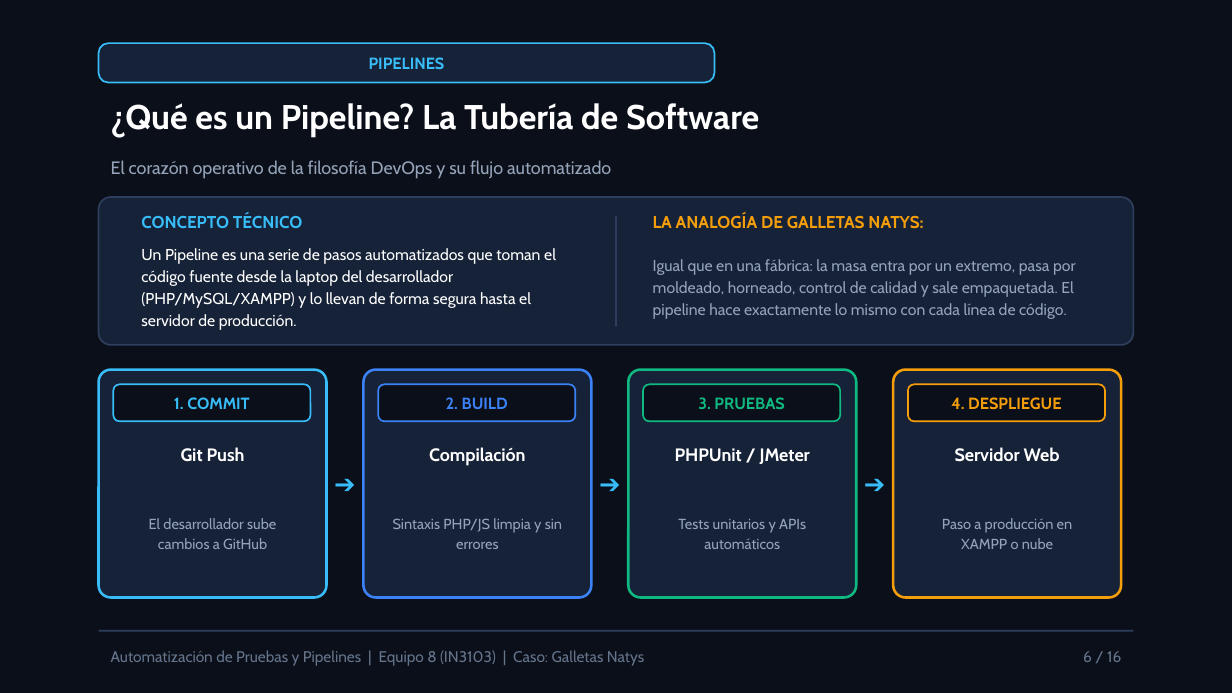
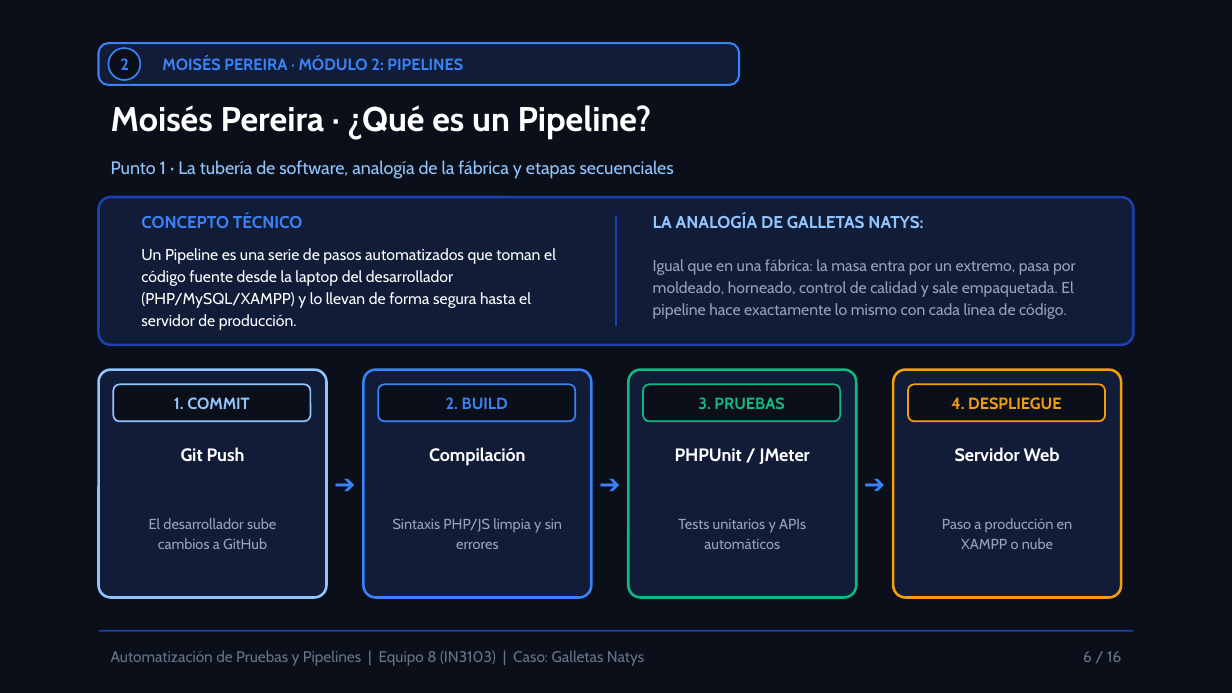
Before and after one commit to Elias0902/natys-landing-exposicion, a slide deck: slide 6 of public/docs/diapositivas-equipo8.pptx. Drawn at 1232x693 pixels with LibreOffice and Linux fonts; fonts in the diff are those of the drawing. Boxes give left, top, right and bottom in pixels: in the first picture for what was removed or moved away, otherwise in the second. Text is boxed around its words. In the diff, an @@ line names an element or a change of style, - is before the commit and + after.

```diff
--- a/public/docs/diapositivas-equipo8.pptx
+++ b/public/docs/diapositivas-equipo8.pptx
@@ rounded rectangle: place and size @@
-rounded rectangle at (99, 43, 715, 83)
+rounded rectangle at (99, 43, 739, 85)
@@ rounded rectangle at (99, 43, 739, 85): fill #162238 to #101C38; outline #38BDF8 1 pt to #3B82F6 1.2 pt; proportions changed @@
@@ ellipse added at (108, 48, 140, 80), fill #0B0F19, outline #3B82F6 1 pt @@
@@ text added at (120, 58, 129, 70), 9.5 pt, text #3B82F6, bold @@
+2
@@ text at (162, 58, 463, 70): text changed; text colour #38BDF8 to #3B82F6 @@
-PIPELINES
+MOISÉS PEREIRA · MÓDULO 2: PIPELINES
@@ text at (111, 105, 652, 139): text changed @@
-¿Qué es un Pipeline? La Tubería de Software
+Moisés Pereira · ¿Qué es un Pipeline?
@@ text at (111, 160, 674, 179): text changed; text colour #94A3B8 to #93C5FD @@
-El corazón operativo de la filosofía DevOps y su flujo automatizado
+Punto 1 · La tubería de software, analogía de la fábrica y etapas secuenciales
@@ rounded rectangle at (99, 197, 1133, 345): fill #162238 to #101C38; outline #2E3F5E 1 pt to #1E40AF 1.5 pt @@
@@ text "LA ANALOGÍA DE GALLETAS NATYS:" at (653, 214, 923, 229): text colour #F59E0B to #93C5FD @@
@@ line (616, 216) - (616, 326): stroke #2E3F5E 1 pt to #1E40AF 1 pt @@
@@ rounded rectangle at (99, 370, 326, 598): fill #162238 to #101C38; outline #38BDF8 1.5 pt to #93C5FD 1.5 pt @@
@@ text "1. COMMIT" at (174, 397, 249, 410): text colour #38BDF8 to #93C5FD @@
@@ rounded rectangle at (113, 384, 310, 421): outline #38BDF8 1 pt to #93C5FD 1 pt @@
@@ text colour #38BDF8 to #3B82F6 in 4 elements at (141, 214, 302, 228), (326, 462, 363, 505), (591, 462, 628, 505), (856, 462, 893, 505) @@
@@ line (99, 631) - (1133, 631): stroke #2E3F5E 1 pt to #1E40AF 1 pt @@
```
Also in this commit, not shown: 15 other slides changed, 8 other files.
